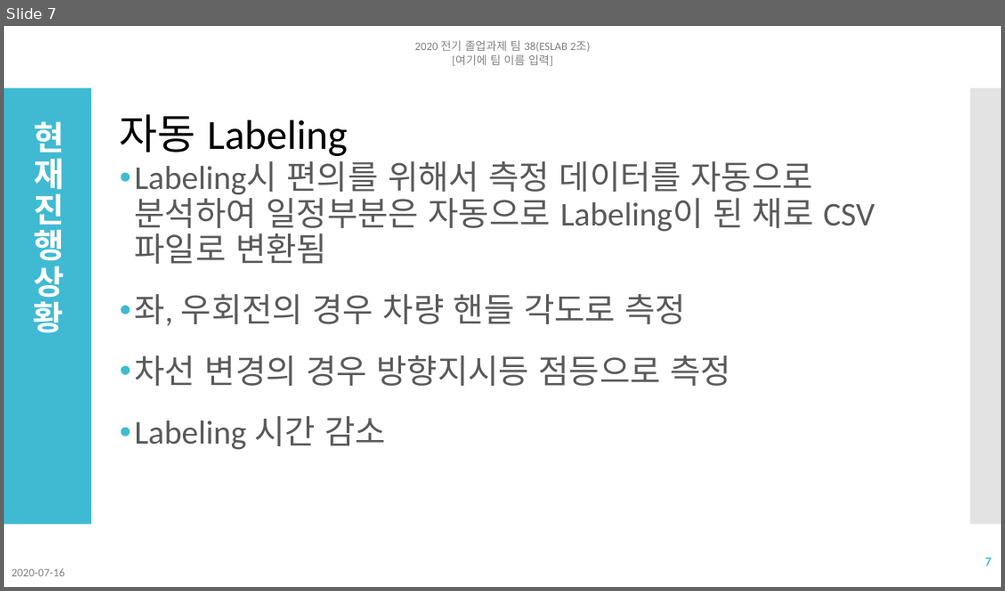
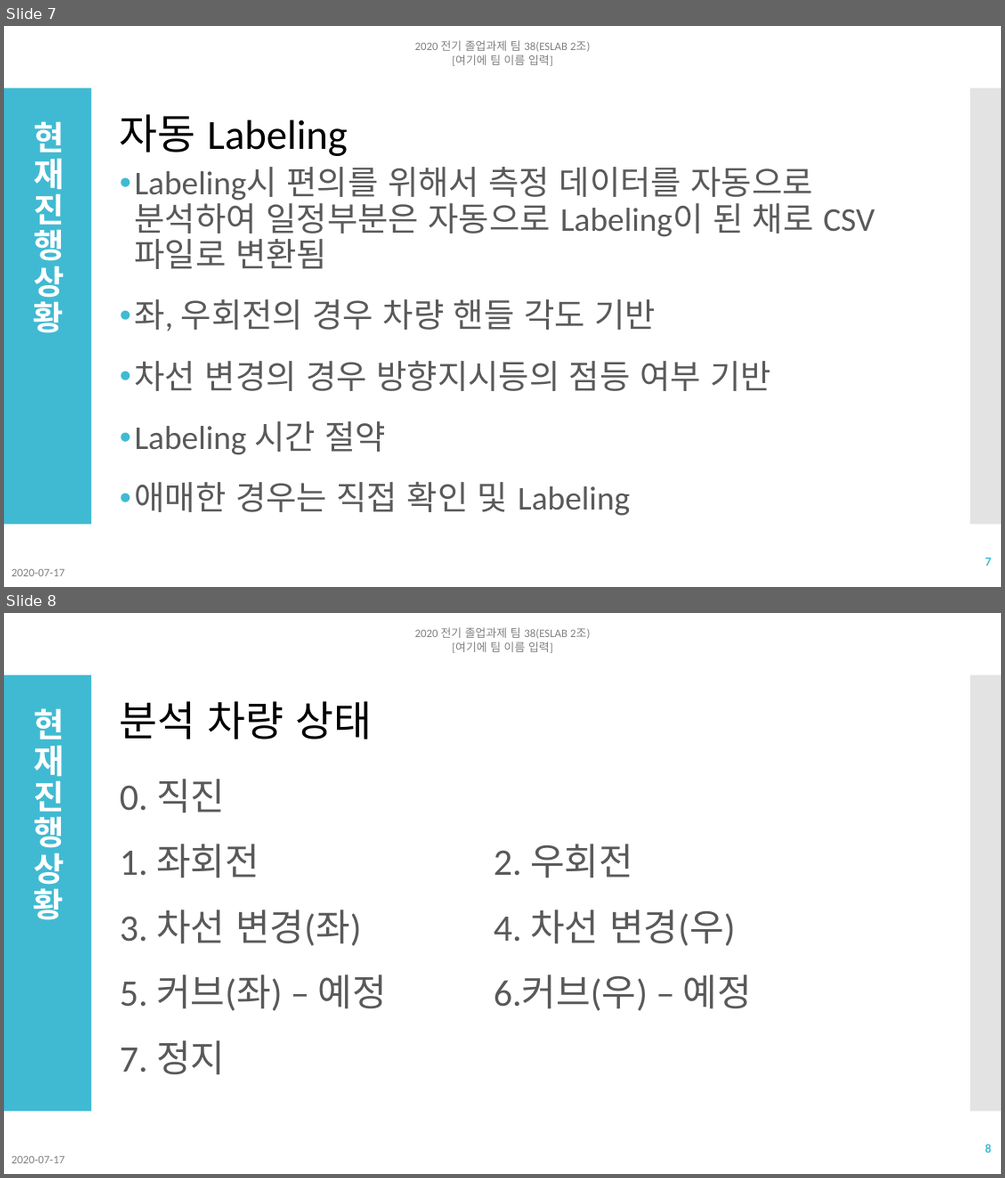
Before and after one commit to NgaAdrain/TEAM_Enter_Text_Here, a slide deck: Reports/졸업과제 네번째 발표 2조.pptx. Shown one above the other, each under a label of ours: slide 7 before the commit, slides 7 and 8 after it. The pictures are 1005x591 and 1005x1178 pixels, drawn with LibreOffice and Linux fonts; fonts in the diff are those of the drawing. Boxes give left, top, right and bottom in pixels: in the first picture for what was removed or moved away, otherwise in the second. Text is boxed around its words. In the diff, an @@ line names an element or a change of style, - is before the commit and + after.

```diff
--- a/Reports/졸업과제 네번째 발표 2조.pptx
+++ b/Reports/졸업과제 네번째 발표 2조.pptx
@@ slide 8 added at box(4, 613, 1001, 1174), background #FFFFFF; not listed: 2 template elements that a slide beside it also shows @@
@@ text added at box(415, 627, 590, 653), 11 pt, text #808080 @@
+2020 전기 졸업과제 팀 38(ESLAB 2조)
+[여기에 팀 이름 입력]
@@ title added at box(33, 708, 64, 920), 32 pt, text #FFFFFF, bold @@
+현재 진행 상황
@@ text added at box(120, 701, 372, 739), 40 pt, text #000000 @@
+분석 차량 상태
@@ text added at box(120, 779, 752, 1075), 36 pt, text #595959 @@
+0. 직진
+1. 좌회전 2. 우회전
+3. 차선 변경(좌) 4. 차선 변경(우)
+5. 커브(좌) – 예정 6.커브(우) – 예정
+7. 정지
@@ page number added at box(985, 1143, 991, 1152), 12 pt, text #40BAD2, bold @@
+8
@@ text added at box(11, 1156, 65, 1163), 11 pt, text #808080 @@
+2020-07-17
@@ slide 7 changed as well @@
@@ text at box(135, 299, 771, 516): text changed @@
-• 좌, 우회전의 경우 차량 핸들 각도로 측정
-• 차선 변경의 경우 방향지시등 점등으로 측정
-• Labeling 시간 감소
+• 좌, 우회전의 경우 차량 핸들 각도 기반
+• 차선 변경의 경우 방향지시등의 점등 여부 기반
+• Labeling 시간 절약
+• 애매한 경우는 직접 확인 및 Labeling
@@ text at box(11, 569, 65, 576): text changed @@
-2020-07-16
+2020-07-17
```
Also in this commit, not shown: 12 other slides changed, 1 other slide added, 6 other files.
